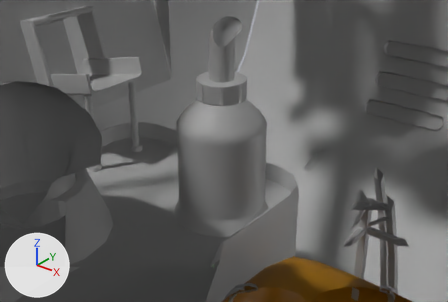
One commit to the FBX model Gremlins/Assets/Meshes/HairDryer.fbx: the scene before it, then after it.
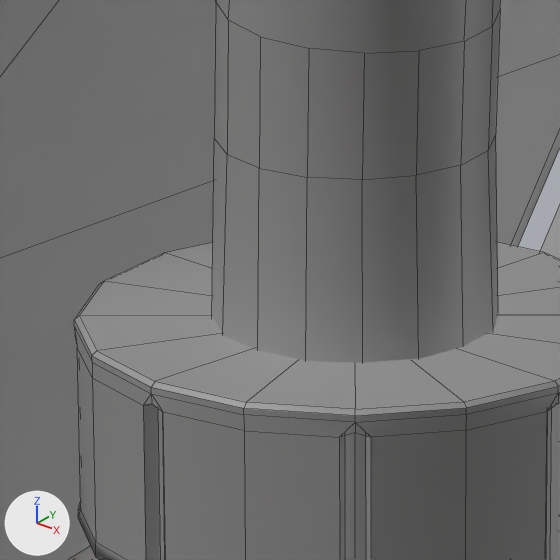
Each version is shown from a camera (50 mm lens) standing at (3.874, -3.271, 2.621) and looking at (-0.461, 2.148, -0.739), then close up on the part from 42% to 54% of the width and 16% to 33% of the height. The lights are fixed; the arrows at lower left show +X, +Y and +Z. The close-ups show mesh edges as thin lines. Everything nearer to the camera than a plane just in front of the edit is cut away. Where no turn or scale is listed for an object, it has been applied to the vertices. Vertices at the same position are counted once.

Names of what the first close-up shows: 'CanStrawModel', 'FartCanTubeBase', 'HairDryerBase'.
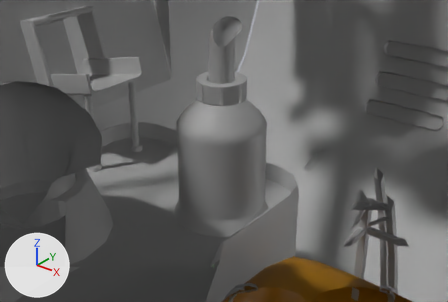
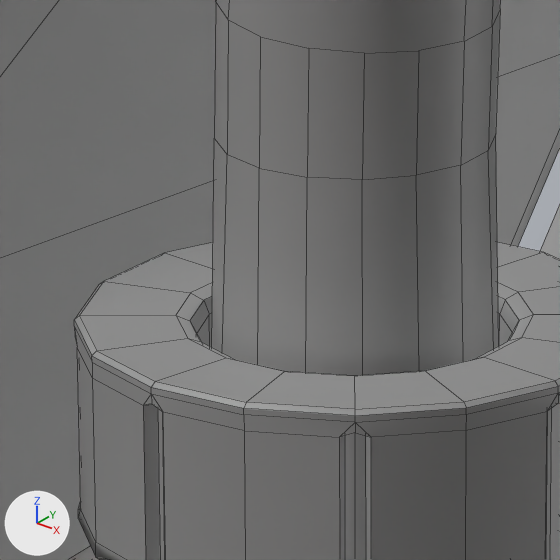
Boxes (x1, y1, x2, y2) around the edits, measured in the close-ups (560 x 560 px):
part 1 of me_mesh_054, built on
    both: (79, 242, 560, 409)

Patch to the scene script:
```diff
--- a/Gremlins/Assets/Meshes/HairDryer.fbx.py
+++ b/Gremlins/Assets/Meshes/HairDryer.fbx.py
@@ me_mesh_054 @@
 # used by ob_fartcantubebase; location = (-0.716, 2.418, -0.74)
-me_mesh_054.from_pydata(...)  # 325 vertices, 341 faces; spans x -0.66..0.66, y -0.66..0.66, z -1.08..0.82
+me_mesh_054.from_pydata(...)  # 389 vertices, 405 faces; spans x -0.66..0.66, y -0.66..0.66, z -1.08..0.82
+# me_mesh_054 part 1
+# 1 vertex is removed from x 0.0, y 0.0, z 0.82
+# 16 faces are deleted
+# 49 vertices are added at x -0.2..0.2, y -0.2..0.2, z 0.71..0.82
+# 16 new vertices lie (0.0, 0.0, 0.09) away from vertices in x -0.18..0.18, y -0.18..0.18, z 0.71
+# 80 new faces join them
 me_mesh_054.materials.append(mat_lambert1)
```
